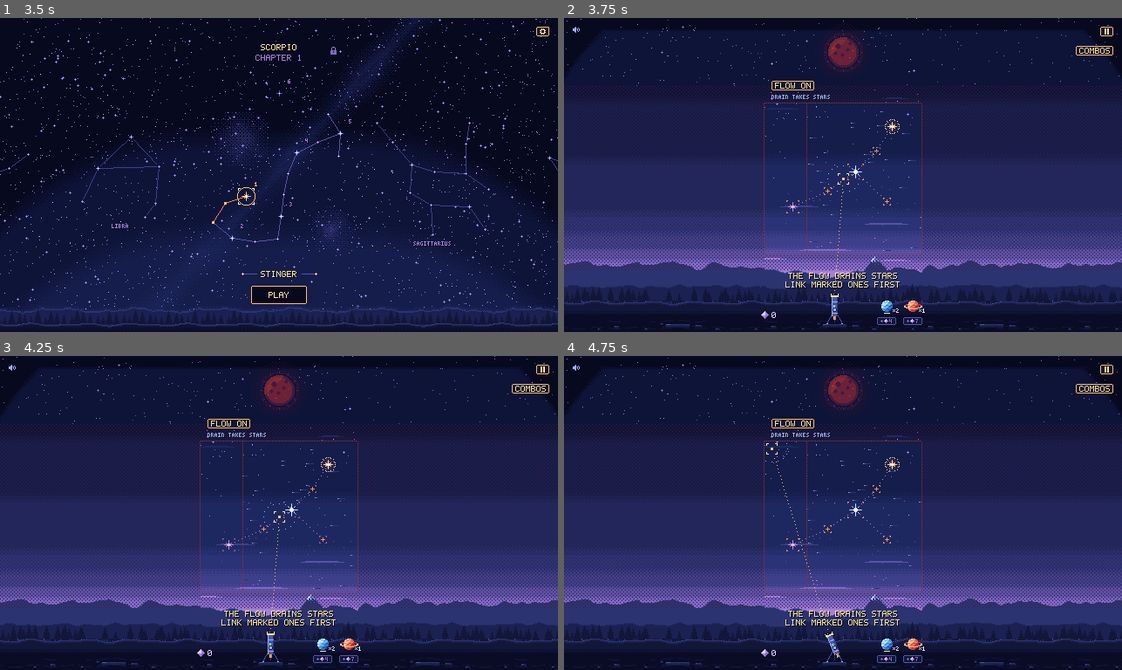
Above: before the commit, frames 1-4 (two rows, left to right).
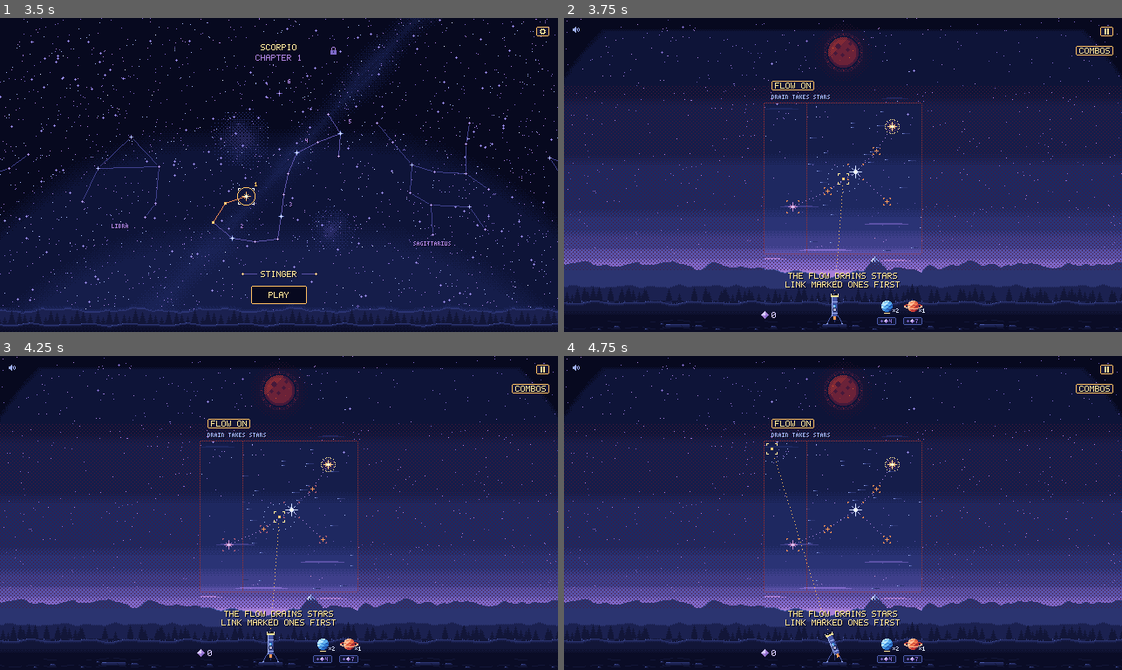
Above: after the commit, the same moments.

Repository: mrafael1/DustInSpace
Game: Godot game, scene res://game/scenes/app.tscn
Two runs of this game, one before a commit and one after it. Both use one fixed random seed, a clock stepped at 60 frames per second and the inputs below.
Inputs (mouse positions are in pixels of both pictures, inside the frame that each line leads up to):
- Up to frame 1 (3.5 s): tap Enter at 0.5 s; move the mouse to (401, 159) at 0.52 s; hold Shift 0.53-1.25 s; click (401, 159) at 0.67 s; drag from (167, 190) to (251, 237) at 1.27 s; move the mouse to (334, 105) at 2.02 s; tap Ctrl at 2.1 s; drag from (251, 237) to (111, 127) at 2.77 s
- Up to frame 2 (3.75 s): tap Space at 3.5 s; move the mouse to (1010, 222) at 3.52 s; hold A from 3.53 s (still down); tap G at 3.6 s
- Up to frame 3 (4.25 s): keep holding A
- Up to frame 4 (4.75 s): release A at 4.25 s; drag from (675, 465) to (759, 434) at 4.27 s

Frame 1 is identical in both runs. In frame 2, 0.1% of the frame differs, in the area x 0-100%, y 21-75%; in frame 3, 0.1%; in frame 4, 0.1%.

Commit message:
fix: single-pixel background stars stand over a wide play sky
Only glints are kept off it now; the side sky looked bare next to the
background's own painted stars.

Co-Authored-By: Claude Opus 5.5 <noreply@anthropic.com>

Diff:
--- a/game/scenes/backdrop.gd
+++ b/game/scenes/backdrop.gd
@@ -12,9 +12,9 @@
 ## lit M4 on their left faces) and hills (M2) that start at the background's edge heights, with
 ## scattered trees (M1). The forest floor under the HUD repeats across (the background draws it
 ## to tile every 180 px). Sparse, dim cool stars sit in the margin sky on a fixed hash of their
-## position, so they never move, and never over a wide play sky (star_free), where they could be
-## taken for stars in play. Drawn under everything; Main tells it where the game sits. Owns
-## no rules.
+## position, so they never move. Over a wide play sky (star_free) only the 1 px ones stand, as
+## faint as the background's own painted stars; a glint there could be taken for a star in play.
+## Drawn under everything; Main tells it where the game sits. Owns no rules.
 
 const BACKGROUND := preload("res://assets/art/background.png")
 ## Above the game: this many rows of the sky's top colour, then a checker seam into N0.
@@ -104,9 +104,9 @@
 	return Vector2(maxf(OUTER_RADII.x, ceilf(across)), OUTER_RADII.y)
 
 
-## Where no margin star may stand for a run on `sky`: a wide play sky (its side columns hold stars in
-## play, so no decoration may be taken for one, glint arms included). Empty on a portrait sky, where
-## the stars stay as they were.
+## Where no glint may stand for a run on `sky`: a wide play sky (its side columns hold stars in play,
+## so no glint may be taken for one, arms included; 1 px stars stay, like the background's painted
+## ones). Empty on a portrait sky, where the stars stay as they were.
 static func star_free(sky: Rect2i) -> Rect2i:
 	return sky if sky.size.x > ScreenZones.SCREEN.x else Rect2i()
 
@@ -248,8 +248,8 @@
 
 
 ## Where the background stars go in the margin sky inside `area` (game coordinates): a fixed
-## hash per pixel, outside the game's screen, above the land at the sides, and with no pixel over a
-## wide play sky `sky` (star_free).
+## hash per pixel, outside the game's screen, above the land at the sides, and with no glint pixel
+## over a wide play sky `sky` (star_free).
 static func margin_stars(area: Rect2i, sky: Rect2i = ScreenZones.SKY) -> Array[Vector2i]:
 	var stars: Array[Vector2i] = []
 	var screen := Rect2i(Vector2i.ZERO, ScreenZones.SCREEN)
@@ -259,7 +259,7 @@
 			var p := Vector2i(x, y)
 			if screen.has_point(p) or _hash(p) % STAR_ODDS != 0:
 				continue
-			if free.has_area() and free.grow(1).has_point(p) and _touches(star_pixels(p), free):
+			if free.has_area() and free.grow(1).has_point(p) and _is_glint(p) and _touches(star_pixels(p), free):
 				continue
 			stars.append(p)
 	return stars
@@ -285,6 +285,11 @@
 	_margin = ImageTexture.create_from_image(margin_image(_image, Rect2i(-_offset, _visible), _sky))
 
 
+## Whether the margin star at `p` is a glint (star_pixels), not a single pixel.
+static func _is_glint(p: Vector2i) -> bool:
+	return (_hash(p) / STAR_ODDS) % GLINT_ODDS == 0
+
+
 ## Whether any of a star's `pixels` lands in `rect`.
 static func _touches(pixels: Dictionary[Vector2i, Color], rect: Rect2i) -> bool:
 	for q: Vector2i in pixels:
--- a/tests/test_background.gd
+++ b/tests/test_background.gd
@@ -403,9 +403,10 @@
 	assert_lte(Backdrop.vignette_radii(ScreenZones.play_sky(80, 230)).x, 400.0, "a taller wide sky (1280x800) still a close frame")
 
 
-## No margin star (glint arms included) stands over a wide play sky, so none can be taken for a star
-## in play; they fill the margin outside it: above it, and out past it on an ultrawide window.
-func test_margin_stars_keep_off_a_wide_play_sky() -> void:
+## No glint (arms included) stands over a wide play sky, so none can be taken for a star in play;
+## the 1 px stars stay there, as faint as the background's painted ones, so the side sky isn't bare.
+## Glints fill the margin outside it: above it, and out past it on an ultrawide window.
+func test_only_single_pixel_stars_stand_over_a_wide_play_sky() -> void:
 	for visible: Vector2 in [Vector2(640, 360), Vector2(853, 360), Vector2(640, 400)]:
 		var offset: Vector2i = ScreenZones.game_offset(visible)
 		var margin: Vector2i = ScreenZones.sky_margin(visible)
@@ -413,10 +414,20 @@
 		var area := Rect2i(-offset, Vector2i(visible))
 		var stars: Array[Vector2i] = Backdrop.margin_stars(area, sky)
 		assert_gt(stars.size(), 20, "%s: a starfield in the margin" % visible)
+		var over_sky: int = 0
 		for p: Vector2i in stars:
-			for q: Vector2i in Backdrop.star_pixels(p):
-				assert_false(sky.has_point(q), "%s: star at %s off the play sky" % [visible, p])
-		assert_gt(Backdrop.margin_stars(area).size(), stars.size(), "%s: a portrait sky would have put stars there" % visible)
+			var pixels: Dictionary[Vector2i, Color] = Backdrop.star_pixels(p)
+			if pixels.size() > 1:
+				for q: Vector2i in pixels:
+					assert_false(sky.has_point(q), "%s: glint at %s off the play sky" % [visible, p])
+			elif sky.has_point(p):
+				over_sky += 1
+		assert_gt(over_sky, 20, "%s: single stars over the side sky" % visible)
+		var portrait: Array[Vector2i] = Backdrop.margin_stars(area)
+		assert_gt(portrait.size(), stars.size(), "%s: a portrait sky would have put glints there too" % visible)
+		for p: Vector2i in portrait:
+			if Backdrop.star_pixels(p).size() == 1:
+				assert_true(stars.has(p), "%s: every single star kept (%s)" % [visible, p])
 	var wide := Vector2(853, 360)
 	var sky: Rect2i = ScreenZones.play_sky(40, 230)
 	var stars: Array[Vector2i] = Backdrop.margin_stars(Rect2i(-ScreenZones.game_offset(wide), Vector2i(wide)), sky)
